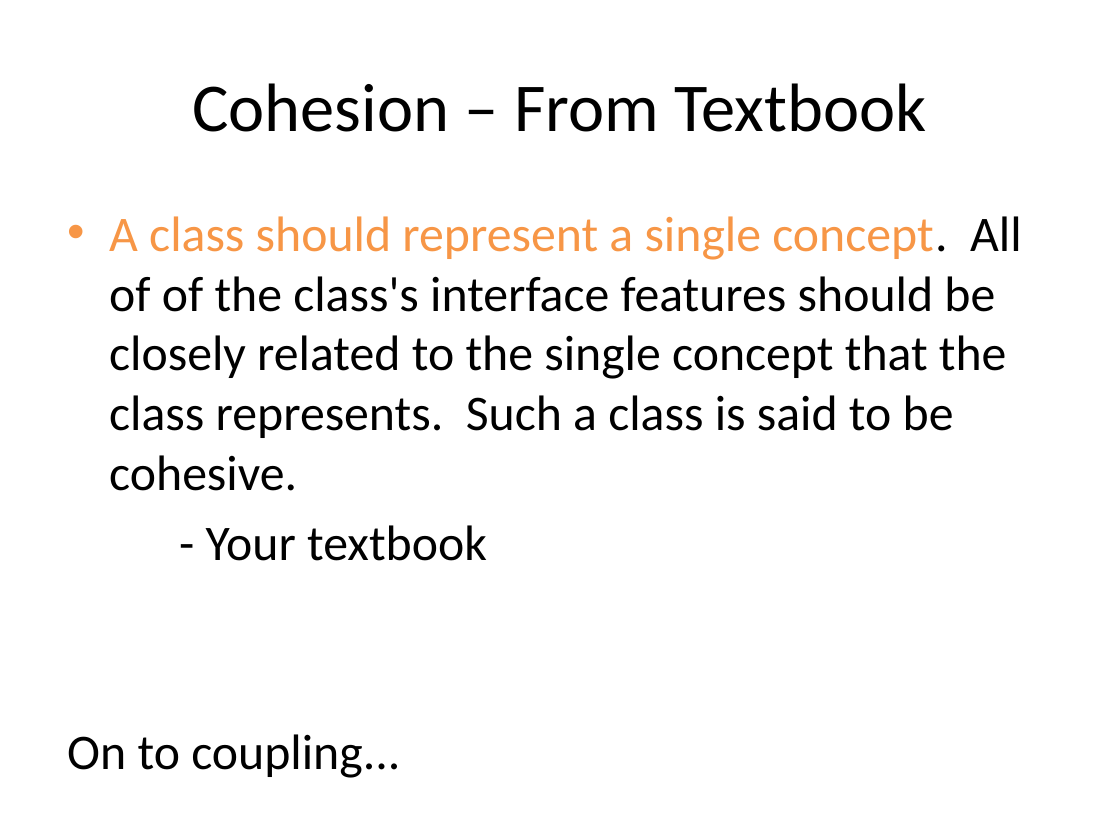
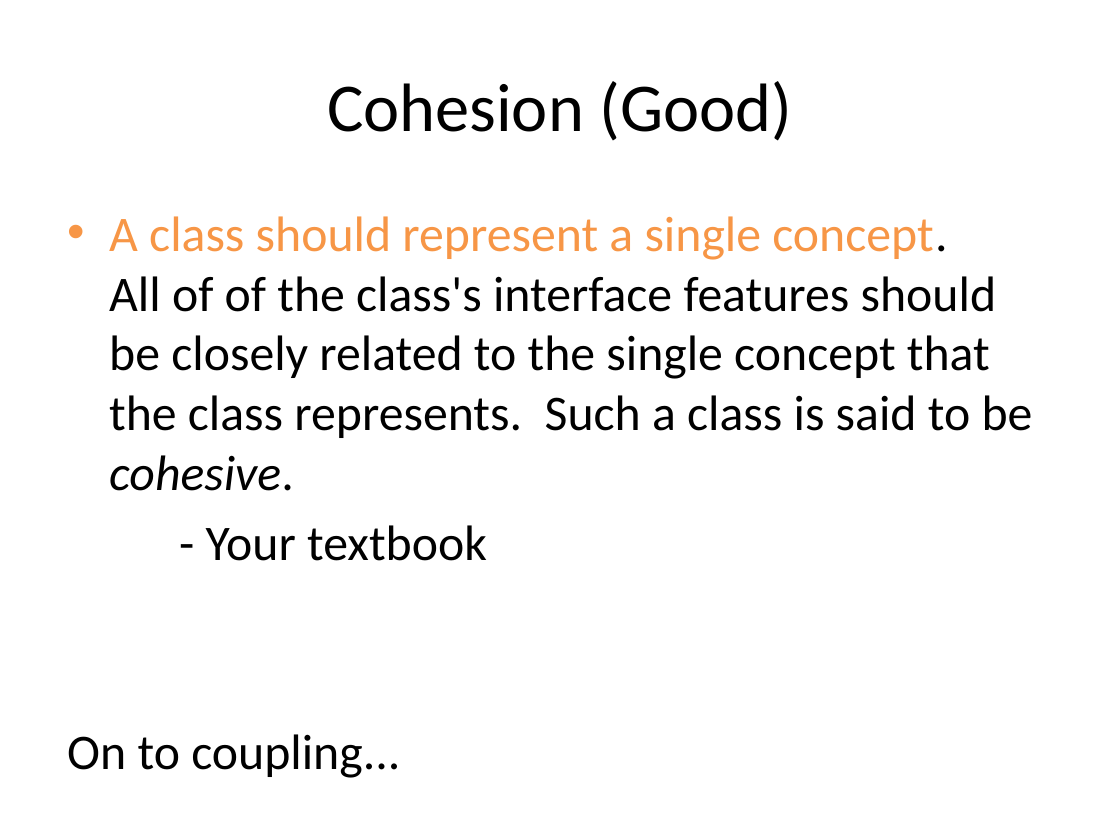
Before and after one commit to RHIT-CSSE/csse220, a slide deck: slide 7 of ClassMaterials/CohesionAndCoupling/Slides/Part4-OOD-DP4-CouplingCohesion.pptx. Drawn at 1120x840 pixels with LibreOffice and Linux fonts; fonts in the diff are those of the drawing. Boxes give left, top, right and bottom in pixels: in the first picture for what was removed or moved away, otherwise in the second. Text is boxed around its words. In the diff, an @@ line names an element or a change of style, - is before the commit and + after.

```diff
--- a/ClassMaterials/CohesionAndCoupling/Slides/Part4-OOD-DP4-CouplingCohesion.pptx
+++ b/ClassMaterials/CohesionAndCoupling/Slides/Part4-OOD-DP4-CouplingCohesion.pptx
@@ title at (327, 81, 792, 141): text changed @@
-Cohesion – From Textbook
+Cohesion (Good)
@@ text at (109, 216, 1033, 491): italic on in "cohesive." @@
```
Also in this commit, not shown: 4 other slides changed, 1 other file.
